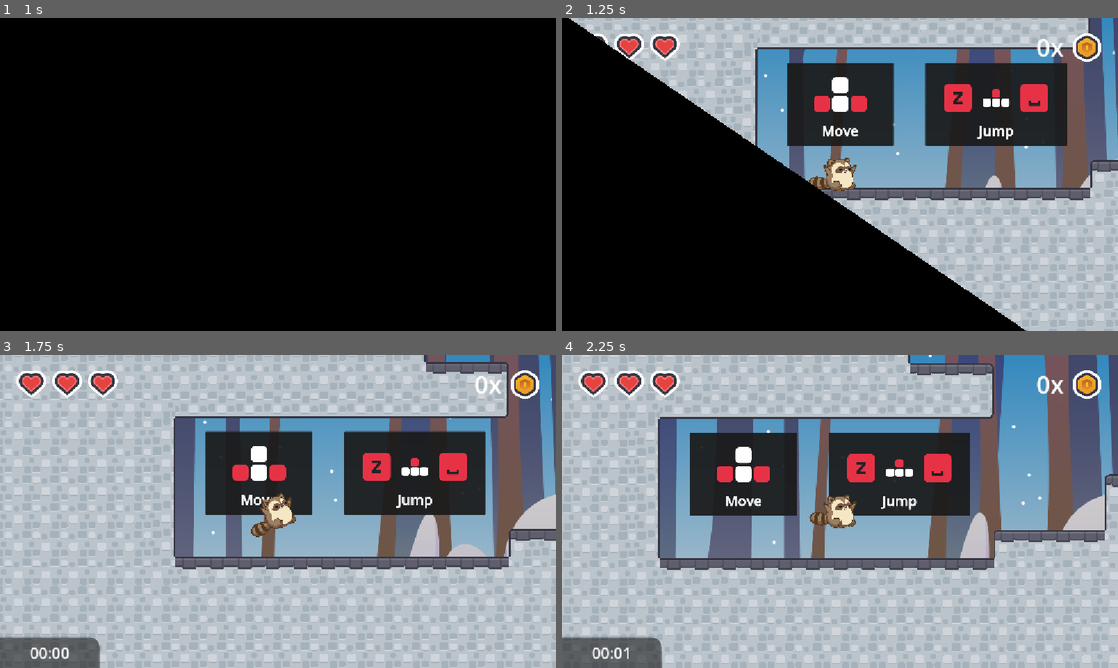
Above: before the commit, frames 1-4 (two rows, left to right).
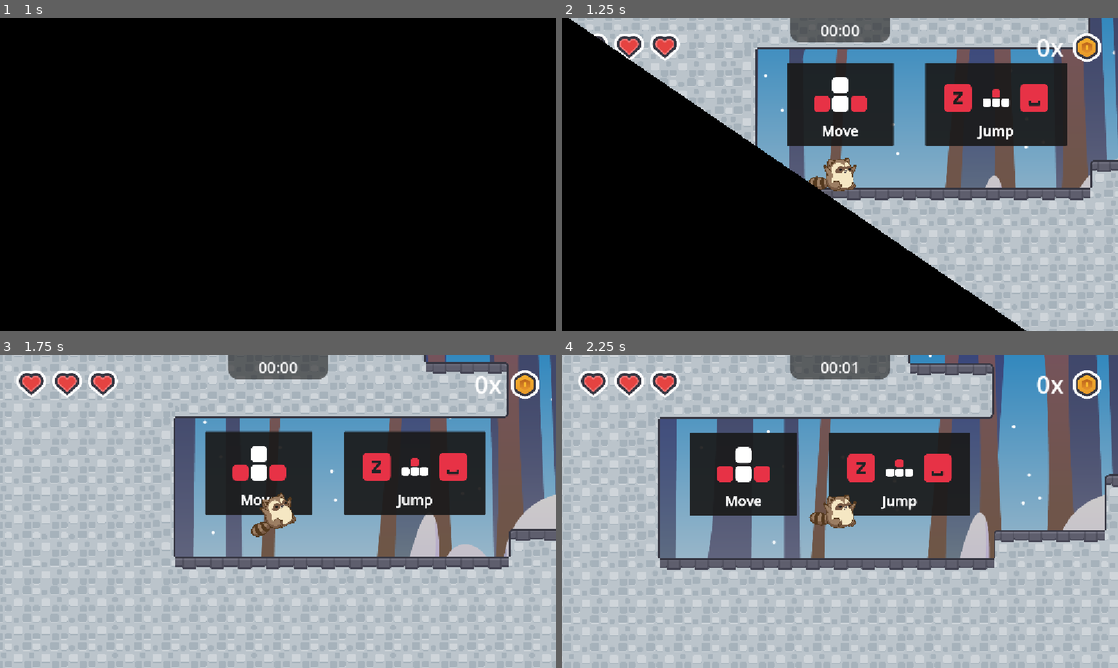
Above: after the commit, the same moments.

Repository: popcar2/WildJam88
Game: Godot game, scene res://Scenes/MainMenu/main_menu.tscn
Same seed, same stepped clock (60 frames per second), same inputs: the game is played once before the commit and once after it. The engine's default icon, where the game draws it, is replaced by a stand-in: a white triangle on a blue panel in a dark square.
Inputs:
- Up to frame 1 (1 s): click "Start Game" at 0.5 s
- Up to frame 2 (1.25 s): no input
- Up to frame 3 (1.75 s): hold Right (move_right) from 1.28 s (still down); hold Space (jump) from 1.28 s (still down); tap X (dash) at 1.35 s
- Up to frame 4 (2.25 s): release Right (move_right) at 2.03 s; release Space (jump) at 2.03 s; hold Left (move_left) from 2.03 s (still down); tap Space (jump) at 2.1 s

Frame 1 is identical in both runs. In frame 2, 1.4% of the frame differs, in the area x 41-59%, y 0-8%; in frame 3, 3.1%; in frame 4, 3.1%, in the area x 0-59%, y 0-100%.

Commit message:
(POST-JAM) Add mobile controls (WIP)

Diff:
--- a/Scenes/Singletons/HUD/Hud.tscn
+++ b/Scenes/Singletons/HUD/Hud.tscn
@@ -1,9 +1,11 @@
-[gd_scene load_steps=6 format=3 uid="uid://cusq8g8vw54o5"]
+[gd_scene load_steps=8 format=3 uid="uid://cusq8g8vw54o5"]
 
 [ext_resource type="Script" uid="uid://dslxc0vdw7irn" path="res://Scenes/Singletons/HUD/hud.gd" id="1_8e72q"]
 [ext_resource type="Texture2D" uid="uid://cy3rmut2frhw6" path="res://Assets/Kenny's Platformer Assets/Singular Images/hud_coin.png" id="2_8e72q"]
 [ext_resource type="Texture2D" uid="uid://bmgk4eii5b0qf" path="res://Assets/Kenny's Platformer Assets/Singular Images/hud_heart_empty.png" id="3_d2gho"]
 [ext_resource type="Texture2D" uid="uid://bd47nn6j6v2j3" path="res://Assets/Kenny's Platformer Assets/Singular Images/hud_heart.png" id="3_ikshg"]
+[ext_resource type="Script" uid="uid://l1ig13ernybj" path="res://Scenes/Singletons/HUD/mobile_controls.gd" id="5_6oqya"]
+[ext_resource type="Texture2D" uid="uid://cw26g82c5lpqf" path="res://icon.svg" id="6_m4pja"]
 
 [sub_resource type="StyleBoxFlat" id="StyleBoxFlat_d2gho"]
 content_margin_left = 0.0
@@ -11,7 +13,8 @@
 content_margin_right = 0.0
 content_margin_bottom = 0.0
 bg_color = Color(0.1, 0.1, 0.1, 0.6)
-corner_radius_top_right = 20
+corner_radius_bottom_right = 20
+corner_radius_bottom_left = 20
 corner_detail = 5
 
 [node name="CanvasLayer" type="CanvasLayer"]
@@ -83,12 +86,13 @@
 [node name="Panel" type="Panel" parent="Control"]
 custom_minimum_size = Vector2(200, 50)
 layout_mode = 1
-anchors_preset = 2
-anchor_top = 1.0
-anchor_bottom = 1.0
-offset_top = -63.0
-offset_right = 206.5
-grow_vertical = 0
+anchors_preset = 5
+anchor_left = 0.5
+anchor_right = 0.5
+offset_left = -103.25
+offset_right = 103.25
+offset_bottom = 50.0
+grow_horizontal = 2
 theme_override_styles/panel = SubResource("StyleBoxFlat_d2gho")
 
 [node name="TimerLabel" type="Label" parent="Control/Panel"]
@@ -109,3 +113,77 @@
 text = "Time: 00:00"
 horizontal_alignment = 1
 vertical_alignment = 1
+
+[node name="MobileControls" type="Control" parent="."]
+layout_mode = 3
+anchors_preset = 12
+anchor_top = 1.0
+anchor_right = 1.0
+anchor_bottom = 1.0
+offset_top = -232.0
+grow_horizontal = 2
+grow_vertical = 0
+script = ExtResource("5_6oqya")
+
+[node name="HBoxContainer" type="HBoxContainer" parent="MobileControls"]
+layout_mode = 1
+anchors_preset = 4
+anchor_top = 0.5
+anchor_bottom = 0.5
+offset_left = 110.0
+offset_top = -64.0
+offset_right = 450.0
+offset_bottom = 64.0
+grow_vertical = 2
+theme_override_constants/separation = 25
+
+[node name="MoveLeft" type="Control" parent="MobileControls/HBoxContainer"]
+layout_mode = 2
+size_flags_horizontal = 3
+
+[node name="TouchScreenButton" type="TouchScreenButton" parent="MobileControls/HBoxContainer/MoveLeft"]
+self_modulate = Color(1, 1, 1, 0.5686275)
+texture_normal = ExtResource("6_m4pja")
+action = "move_left"
+
+[node name="MoveRight" type="Control" parent="MobileControls/HBoxContainer"]
+layout_mode = 2
+size_flags_horizontal = 3
+
+[node name="TouchScreenButton" type="TouchScreenButton" parent="MobileControls/HBoxContainer/MoveRight"]
+self_modulate = Color(1, 1, 1, 0.5686275)
+texture_normal = ExtResource("6_m4pja")
+action = "move_right"
+
+[node name="HBoxContainer2" type="HBoxContainer" parent="MobileControls"]
+layout_mode = 1
+anchors_preset = 6
+anchor_left = 1.0
+anchor_top = 0.5
+anchor_right = 1.0
+anchor_bottom = 0.5
+offset_left = -425.0
+offset_top = -64.0
+offset_right = -85.0
+offset_bottom = 64.0
+grow_horizontal = 0
+grow_vertical = 2
+theme_override_constants/separation = 25
+
+[node name="MoveLeft" type="Control" parent="MobileControls/HBoxContainer2"]
+layout_mode = 2
+size_flags_horizontal = 3
+
+[node name="TouchScreenButton" type="TouchScreenButton" parent="MobileControls/HBoxContainer2/MoveLeft"]
+self_modulate = Color(1, 1, 1, 0.5686275)
+texture_normal = ExtResource("6_m4pja")
+action = "dash"
+
+[node name="MoveRight" type="Control" parent="MobileControls/HBoxContainer2"]
+layout_mode = 2
+size_flags_horizontal = 3
+
+[node name="TouchScreenButton" type="TouchScreenButton" parent="MobileControls/HBoxContainer2/MoveRight"]
+self_modulate = Color(1, 1, 1, 0.5686275)
+texture_normal = ExtResource("6_m4pja")
+action = "jump"
--- /dev/null
+++ b/Scenes/Singletons/HUD/mobile_controls.gd
@@ -0,0 +1,9 @@
+extends Control
+
+func _ready() -> void:
+	if OS.has_feature("mobile")\
+	or OS.has_feature("web_android")\
+	or OS.has_feature("web_ios"):
+		visible = true
+	else:
+		visible = false
Not shown, added: Scenes/Singletons/HUD/mobile_controls.gd.uid
Not shown, changed: export_presets.cfg
